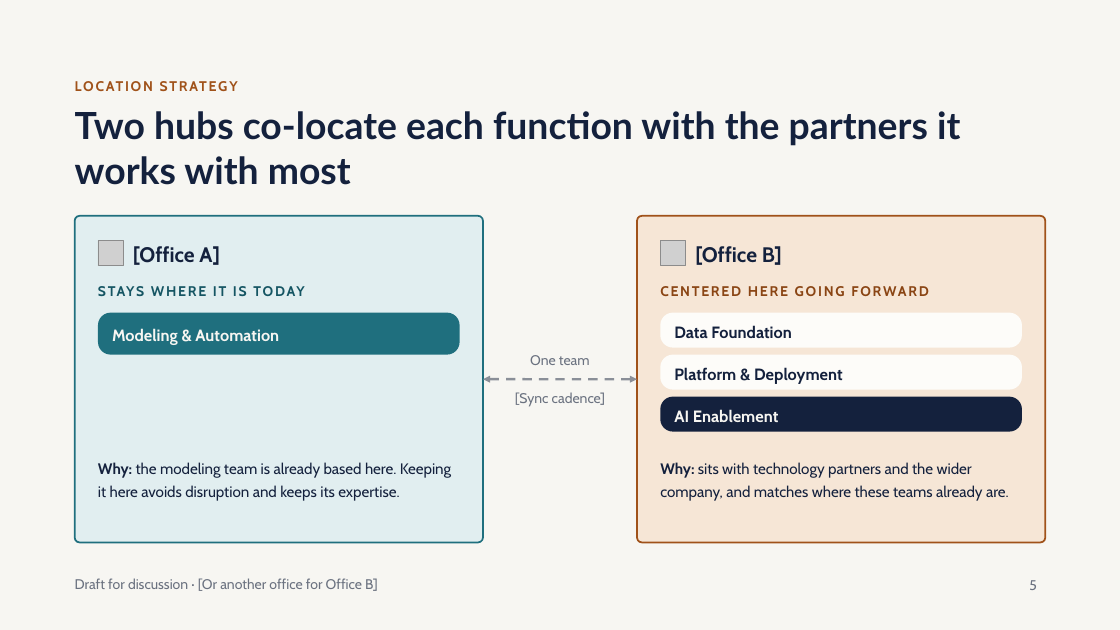
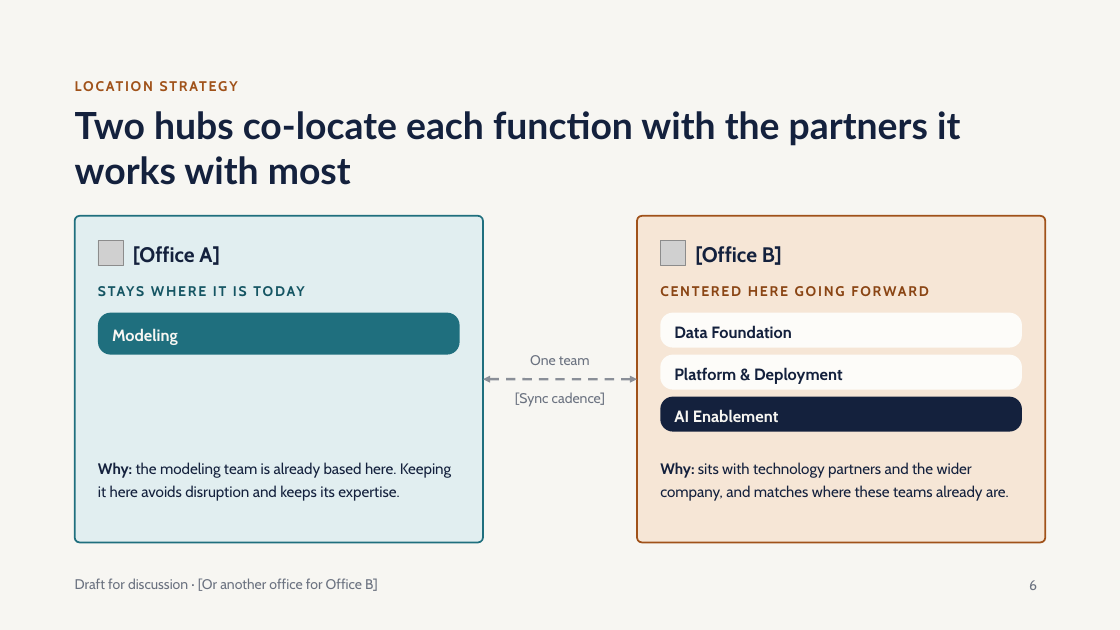
Before and after one commit to wwd1015/slide-template, a slide deck: slide 6 of Unified Team Strategy.pptx (slide 5 before the commit). Drawn at 1120x630 pixels with LibreOffice and Linux fonts; fonts in the diff are those of the drawing; grey boxes stand for pictures. Boxes give left, top, right and bottom in pixels: in the first picture for what was removed or moved away, otherwise in the second. Text is boxed around its words. In the diff, an @@ line names an element or a change of style, - is before the commit and + after.

```diff
--- a/Unified Team Strategy.pptx
+++ b/Unified Team Strategy.pptx
@@ text at (x1=112, y1=328, x2=178, y2=345): text changed @@
-Modeling & Automation
+Modeling
@@ page number at (x1=1029, y1=580, x2=1037, y2=590): text changed @@
-5
+6
```
Also in this commit, not shown: 3 other slides changed, 1 slide added.
